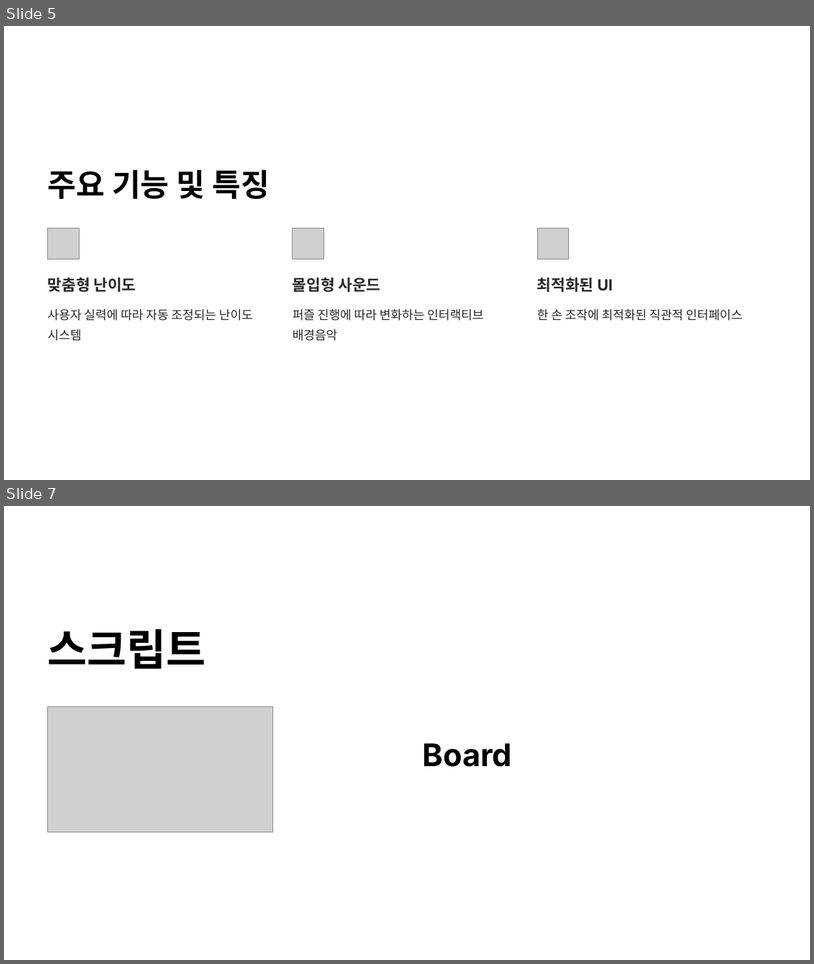
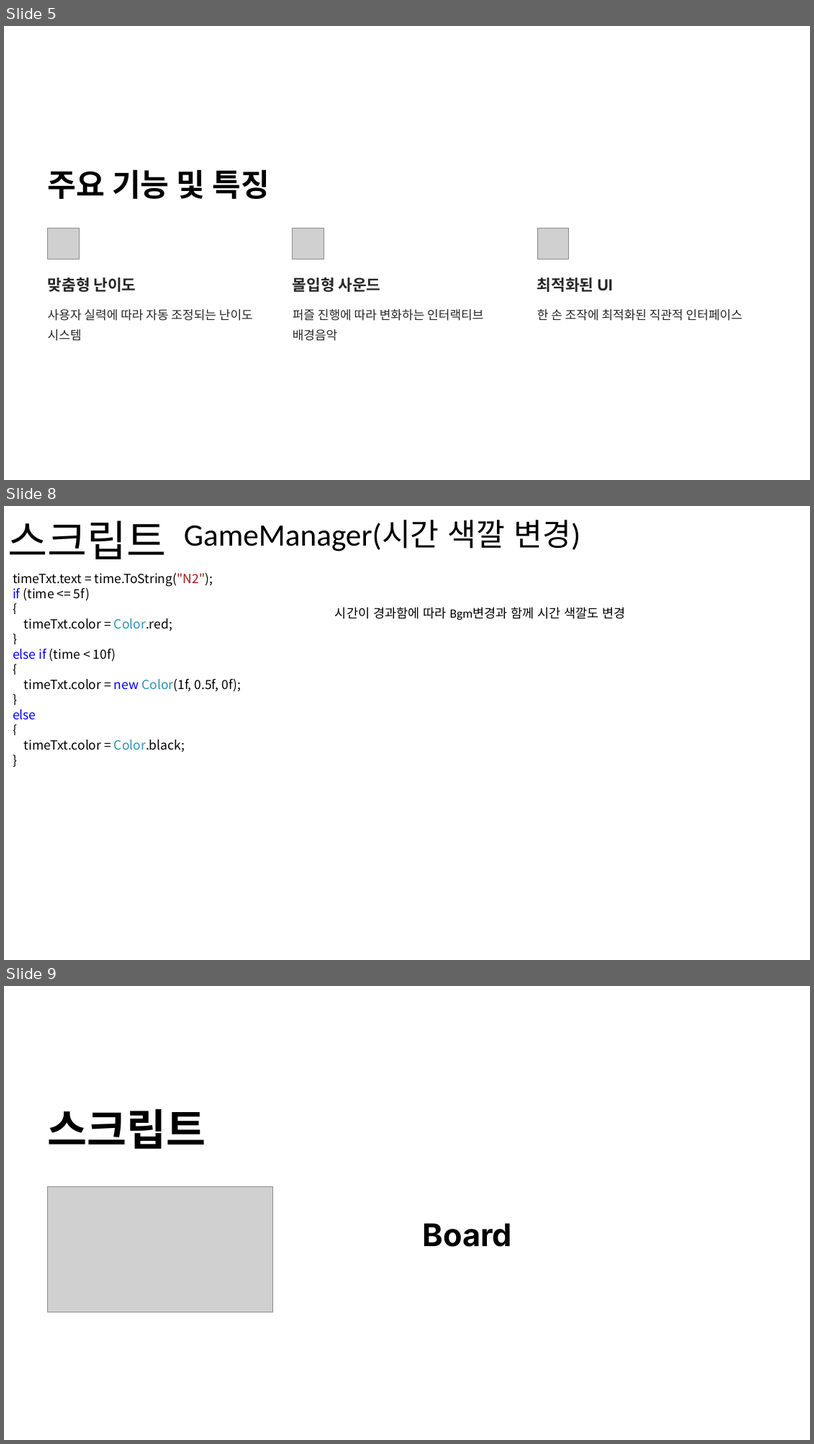
Before and after one commit to gyro1515/TeamProject_FindRtan, a slide deck: tzjqc37h0bnimw7.pptx. Shown one above the other, each under a label of ours: slides 5 and 7 before the commit, slides 5, 8 and 9 after it; the slides between them are not shown. The pictures are 814x964 and 814x1444 pixels, drawn with LibreOffice and Linux fonts; fonts in the diff are those of the drawing; grey boxes stand for pictures; background and template pictures are left out. Boxes give left, top, right and bottom in pixels: in the first picture for what was removed or moved away, otherwise in the second. Text is boxed around its words. In the diff, an @@ line names an element or a change of style, - is before the commit and + after.

```diff
--- a/tzjqc37h0bnimw7.pptx
+++ b/tzjqc37h0bnimw7.pptx
@@ slide 8 added at box(4, 506, 810, 960), background #FFFFFF; not listed: 1 template element that a slide beside it also shows @@
@@ text added at box(8, 520, 166, 559), 61.5 pt, text #000000 @@
+스크립트
@@ text added at box(184, 520, 581, 551), 44.5 pt, text #000000 @@
+GameManager(시간 색깔 변경)
@@ text added at box(13, 573, 241, 752), 18 pt, text #000000 @@
+timeTxt.text = time.ToString("N2");
+if (time <= 5f)
+{
+timeTxt.color = Color.red;
+}
+else if (time < 10f)
+{
+timeTxt.color = new Color(1f, 0.5f, 0f);
+}
+else
+{
+timeTxt.color = Color.black;
+}
@@ text added at box(335, 607, 626, 620), 18 pt, text #000000 @@
+시간이 경과함에 따라 Bgm변경과 함께 시간 색깔도 변경
@@ rectangle added at box(710, 933, 810, 953), fill #FFFFFF, outline #FFFFFF 1 pt @@
@@ what was slide 7 is now slide 9 @@
```
Also in this commit, not shown: 1 slide changed, 1 other slide added.
